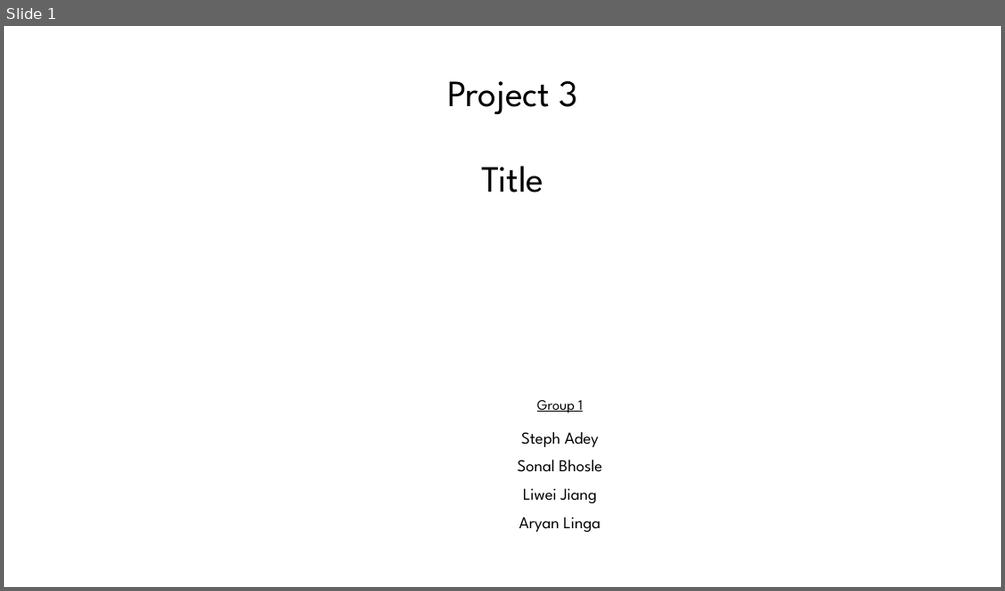
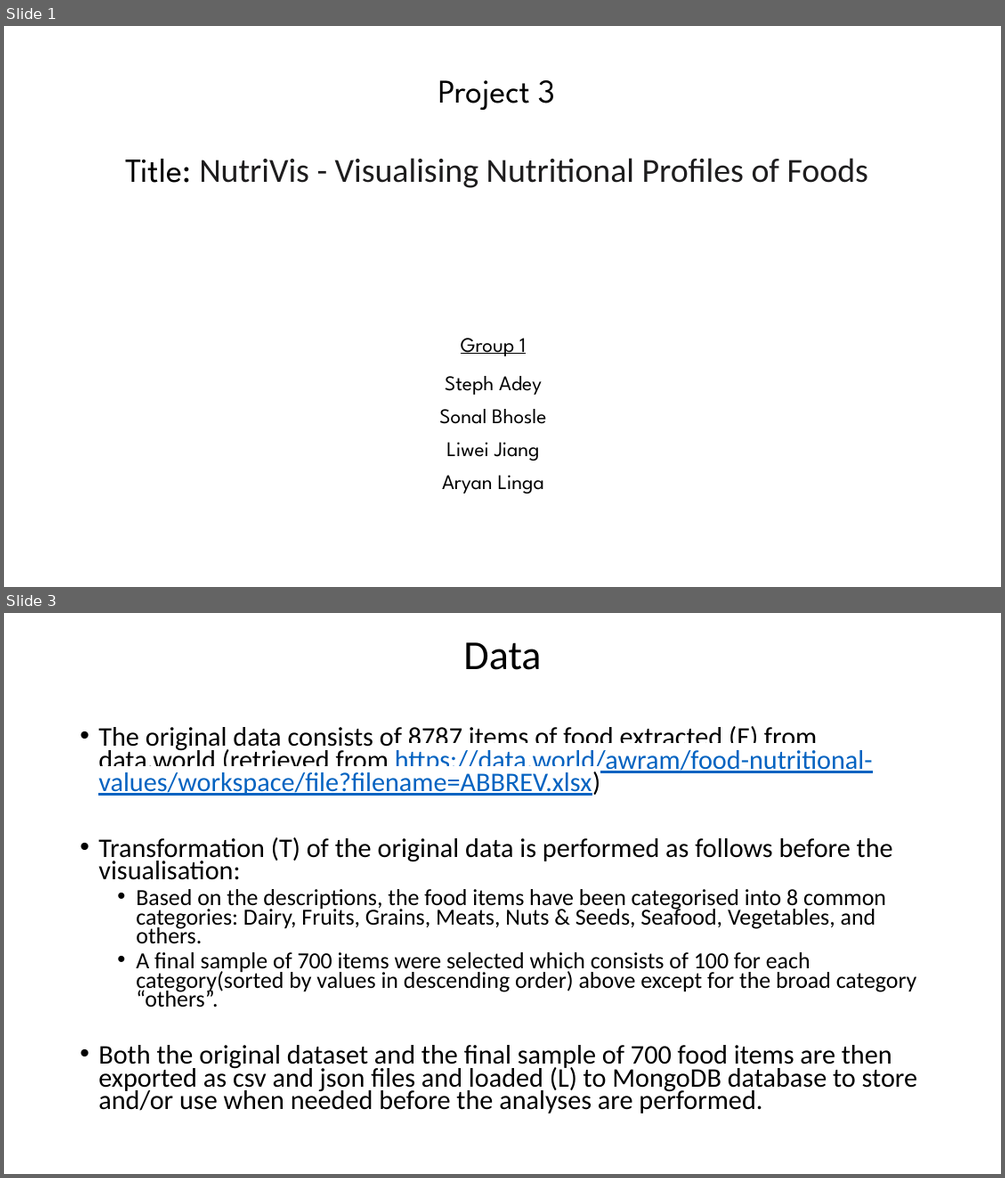
Before and after one commit to SonalBhosle23/Project-3-Group-1, a slide deck: Presentation_Project3_Group1.pptx. Shown one above the other, each under a label of ours: slide 1 before the commit, slides 1 and 3 after it; the slides between them are not shown. The pictures are 1005x591 and 1005x1178 pixels, drawn with LibreOffice and Linux fonts; fonts in the diff are those of the drawing. Boxes give left, top, right and bottom in pixels: in the first picture for what was removed or moved away, otherwise in the second. Text is boxed around its words. In the diff, an @@ line names an element or a change of style, - is before the commit and + after.

```diff
--- a/Presentation_Project3_Group1.pptx
+++ b/Presentation_Project3_Group1.pptx
@@ slide 3 added at <box>4,613,1001,1174</box>, background #FFFFFF @@
@@ title added at <box>463,642,541,670</box>, 39.6 pt, text #000000 @@
+Data
@@ text added at <box>98,726,917,1113</box>, 25.9 pt, text #000000 @@
+• The original data consists of 8787 items of food extracted (E) from data.world (retrieved from https://data.world/awram/food-nutritional-values/workspace/file?filename=ABBREV.xlsx)
+• Transformation (T) of the original data is performed as follows before the visualisation:
+  • Based on the descriptions, the food items have been categorised into 8 common categories: Dairy, Fruits, Grains, Meats, Nuts & Seeds, Seafood, Vegetables, and others.
+  • A final sample of 700 items were selected which consists of 100 for each category(sorted by values in descending order) above except for the broad category “others”.
+• Both the original dataset and the final sample of 700 food items are then exported as csv and json files and loaded (L) to MongoDB database to store and/or use when needed before the analyses are performed.
@@ slide 1 changed as well @@
@@ subtitle "Project 3": place and size @@
-subtitle "Project 3" at <box>447,81,578,192</box>
+subtitle "Project 3" at <box>125,80,868,188</box>
@@ subtitle at <box>438,80,555,110</box>: size 35.6 to 31.9 pt in "Project 3" @@
@@ subtitle at <box>125,158,868,188</box>: text changed; size 35.6 to 32.5 pt; font League Spartan to Calibri; text colour #000000 to #1D1C1D @@
-Title
+Title: NutriVis - Visualising Nutritional Profiles of Foods
@@ text "Group 1": place and size @@
-text "Group 1" at <box>518,400,602,532</box>
+text "Group 1" at <box>439,338,546,493</box>
@@ text "Group 1" at <box>439,338,546,493</box>: size 14 to 20 pt in "Group 1"; size 16 to 20 pt in "Steph Adey", "Sonal Bhosle", "Liwei Jiang", "Aryan Linga" @@
```
Also in this commit, not shown: 5 other slides added, 1 slide removed, 10 other files.
